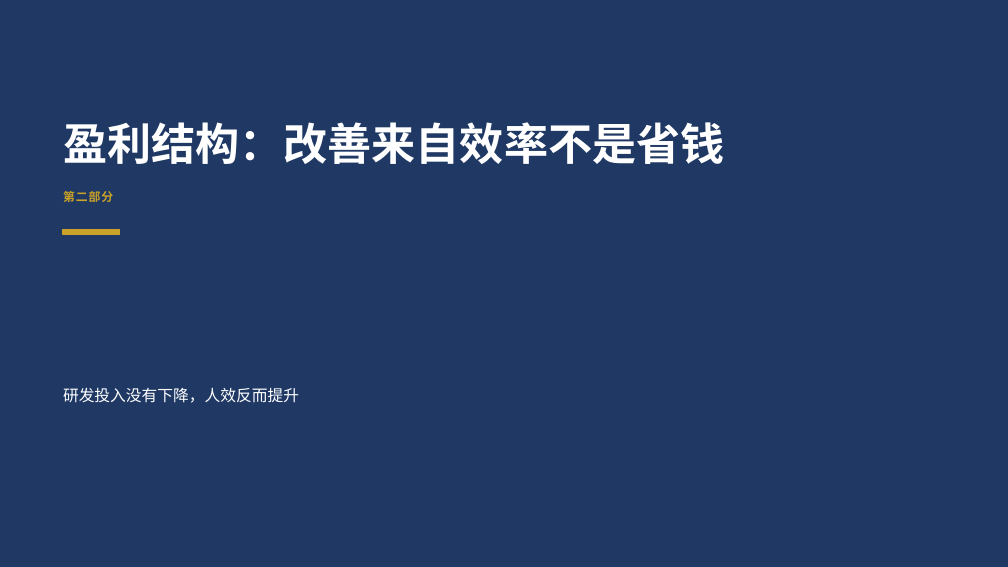
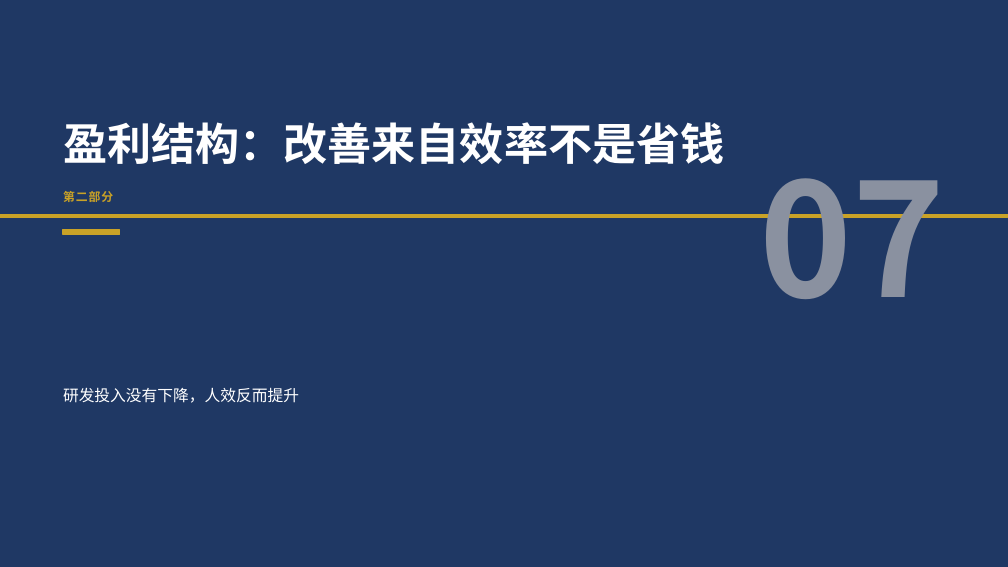
Before and after one commit to xzhengyu007-lang/ai-ppt, a slide deck: slide 7 of docs/examples/01-商务汇报.pptx. Drawn at 1008x567 pixels with LibreOffice and Linux fonts; fonts in the diff are those of the drawing. Boxes give left, top, right and bottom in pixels: in the first picture for what was removed or moved away, otherwise in the second. Text is boxed around its words. In the diff, an @@ line names an element or a change of style, - is before the commit and + after.

```diff
--- a/docs/examples/01-商务汇报.pptx
+++ b/docs/examples/01-商务汇报.pptx
@@ text added at bbox=[759, 178, 945, 299], 150 pt, text #8A91A0, bold @@
+07
@@ rectangle added at bbox=[0, 214, 1008, 217], fill #C9A227, outline #C9A227 1 pt @@
```
Also in this commit, not shown: 9 other slides changed, 3 other files.
